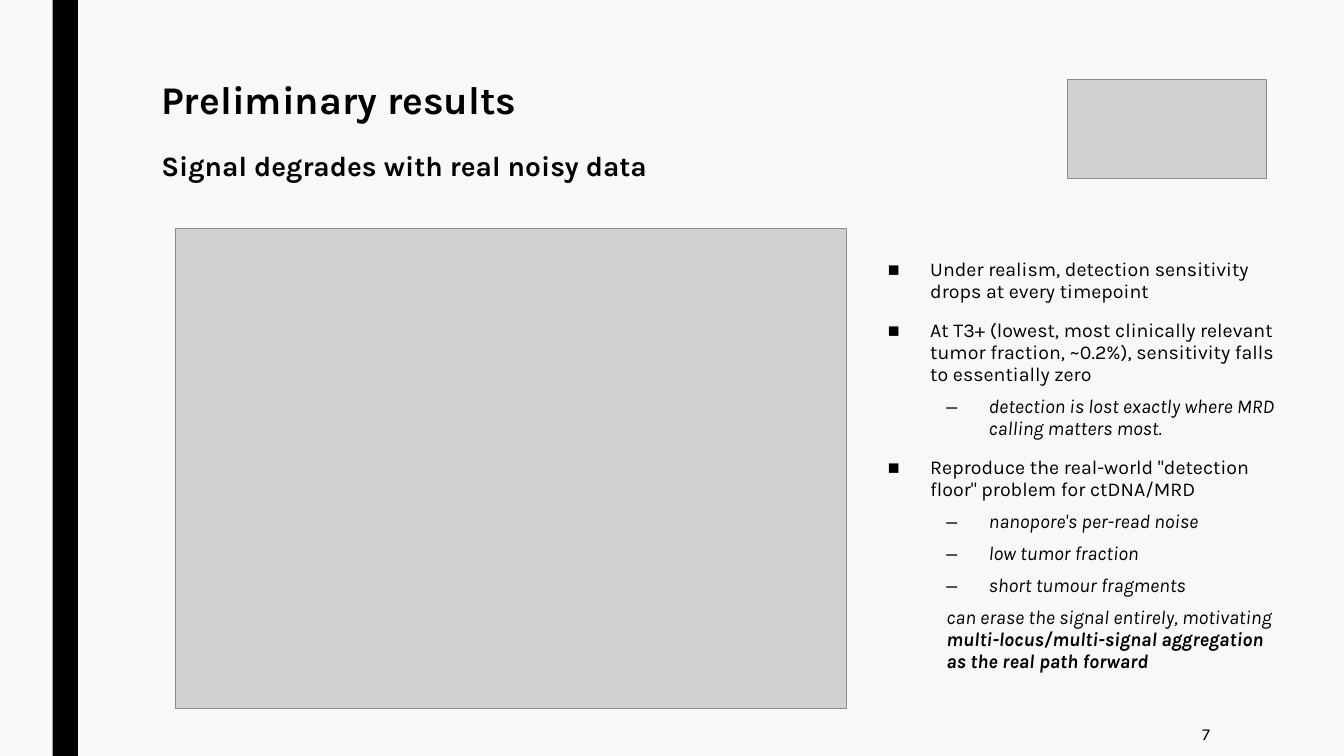
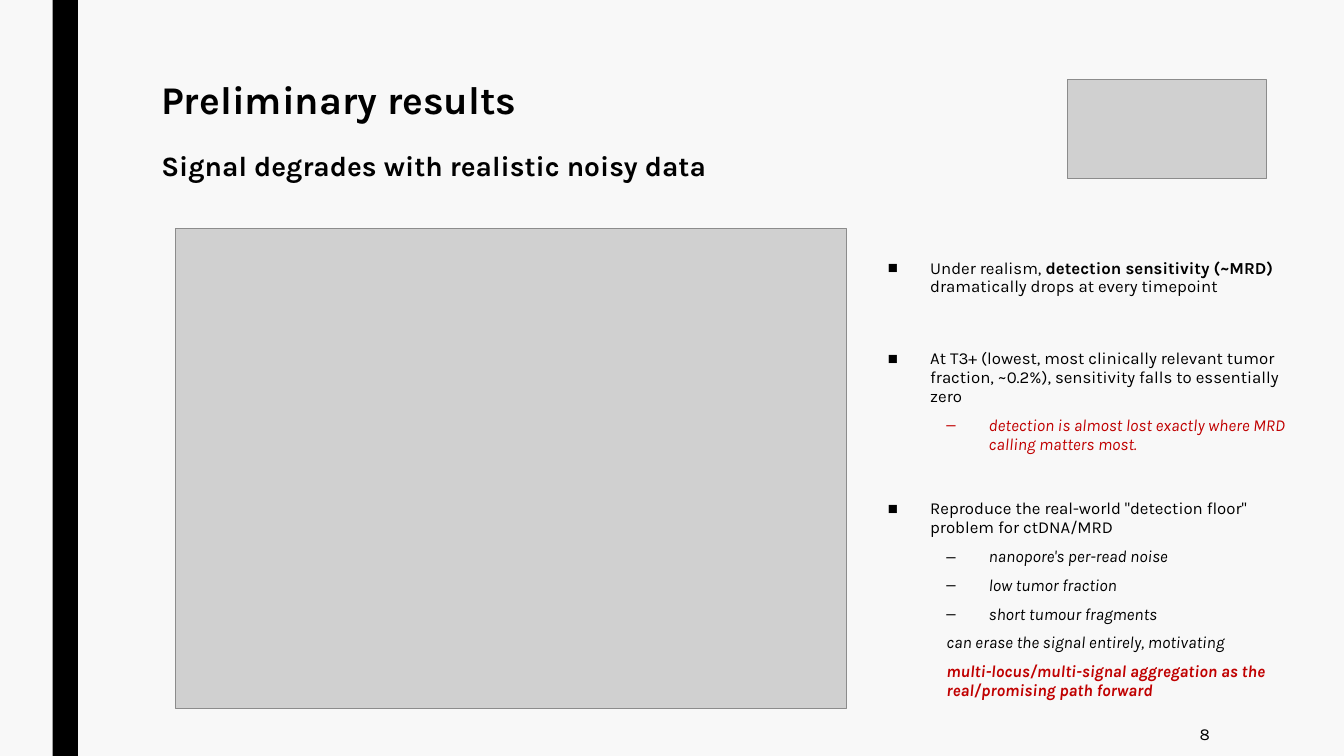
Before and after one commit to jurtasun/presentations, a slide deck: slide 14 of 202609_vhio_symposium/202609_vhio_technical.ppt (slide 15 before the commit). Drawn at 1344x756 pixels with LibreOffice and Linux fonts; fonts in the diff are those of the drawing; grey boxes stand for pictures. Boxes give left, top, right and bottom in pixels: in the first picture for what was removed or moved away, otherwise in the second. Text is boxed around its words. In the diff, an @@ line names an element or a change of style, - is before the commit and + after.

```diff
--- a/202609_vhio_symposium/202609_vhio_technical.ppt
+++ b/202609_vhio_symposium/202609_vhio_technical.ppt
@@ title at <box>161,86,706,183</box>: text changed @@
-Preliminary results
-Signal degrades with real noisy data
+Preliminary results
+Signal degrades with realistic noisy data
@@ text at <box>930,261,1273,296</box>: text changed; size 14 to 12 pt @@
-■ Under realism, detection sensitivity drops at every timepoint
+■ Under realism, detection sensitivity (~MRD) dramatically drops at every timepoint
@@ text at <box>930,352,1279,624</box>: size 14 to 12 pt in "At T3+ (lowest, most clinically relevant tumor ...", "Reproduce the real-world "detection floor" problem for ...", "nanopore's per-read noise", "low tumor fraction" and 1 more places @@
@@ text at <box>989,419,1285,454</box>: text changed; size 14 to 12 pt; text colour #000000 to #C00000 @@
-  – detection is lost exactly where MRD calling matters most.
+  – detection is almost lost exactly where MRD calling matters most.
@@ text at <box>946,636,1265,701</box>: text changed; size 14 to 12 pt; text colour #000000 to #C00000 @@
-  can erase the signal entirely, motivating multi-locus/multi-signal aggregation as the real path forward
+  can erase the signal entirely, motivating
+  multi-locus/multi-signal aggregation as the real/promising path forward
@@ text at <box>1200,729,1210,741</box>: text changed @@
-7
+8
```
Also in this commit, not shown: 11 other slides changed, 6 slides added, 2 slides removed, 11 other files.
